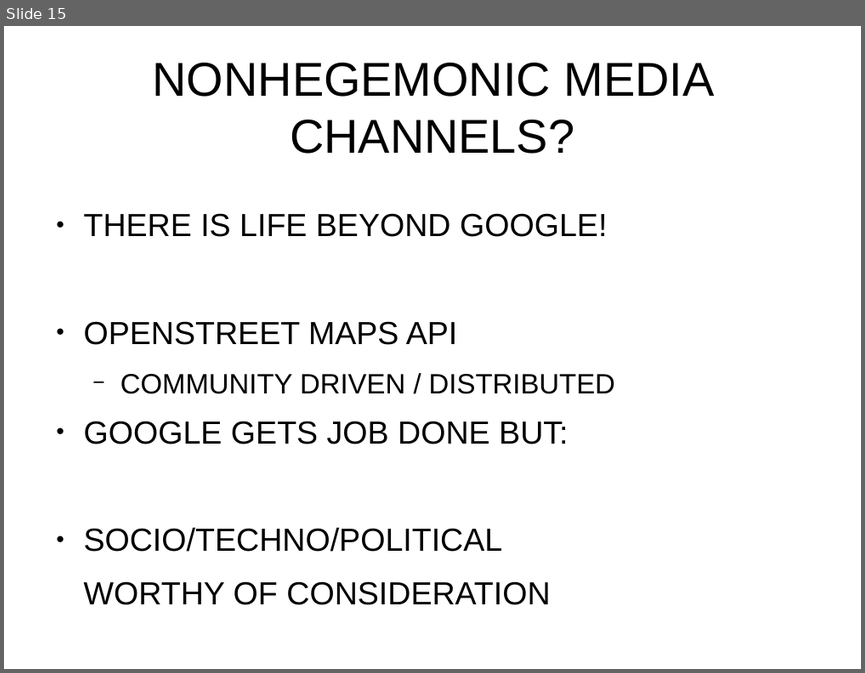
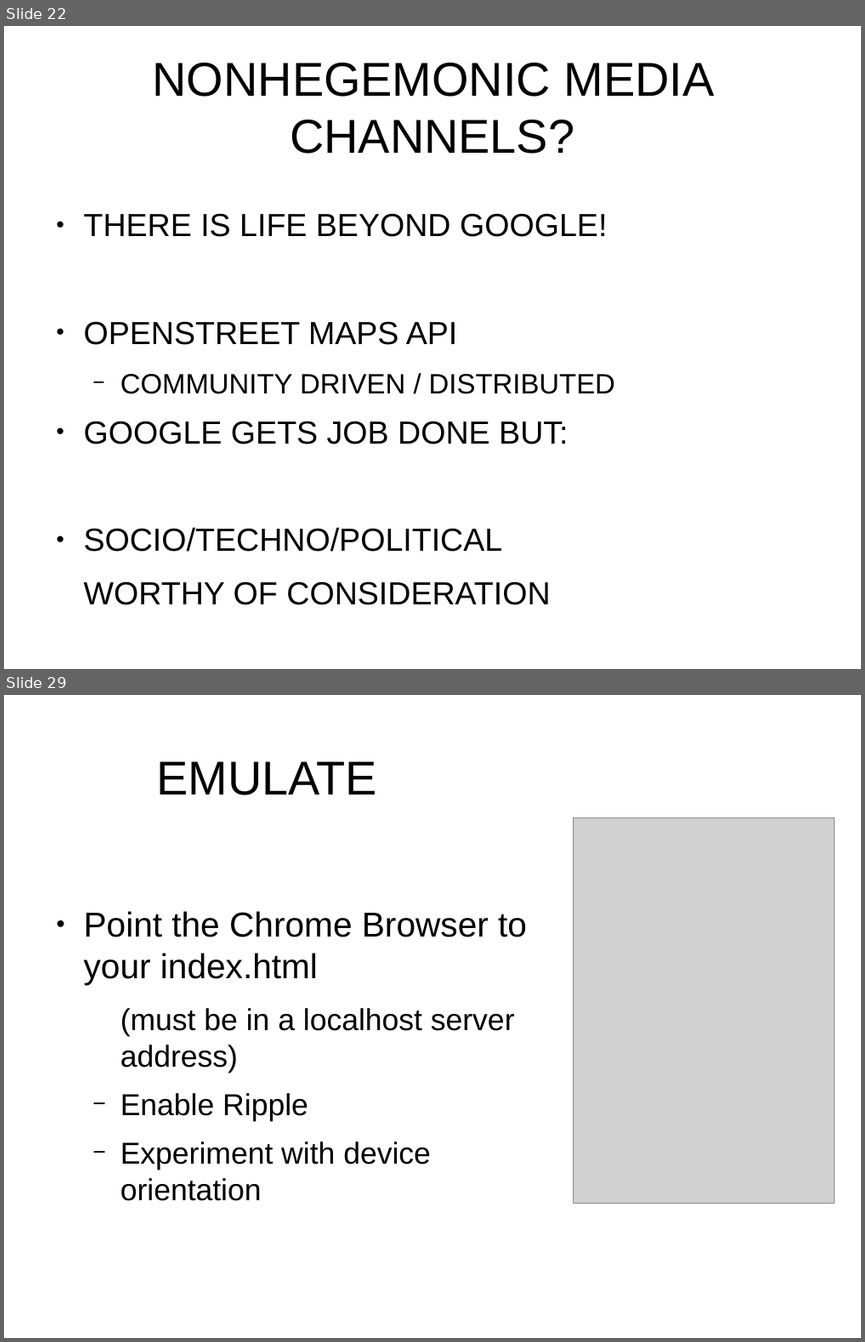
Before and after one commit to fpbu/mobappdev, a slide deck: phonegapbuild_workshop/phonegap_build_slides.odp. Shown one above the other, each under a label of ours: slide 15 before the commit, slides 22 and 29 after it; the slides between them are not shown. The pictures are 865x673 and 865x1342 pixels, drawn with LibreOffice and Linux fonts; fonts in the diff are those of the drawing; grey boxes stand for pictures. Boxes give left, top, right and bottom in pixels: in the first picture for what was removed or moved away, otherwise in the second. Text is boxed around its words. In the diff, an @@ line names an element or a change of style, - is before the commit and + after.

```diff
--- a/phonegapbuild_workshop/phonegap_build_slides.odp
+++ b/phonegapbuild_workshop/phonegap_build_slides.odp
@@ slide 29 added at [4,695,861,1338], background #FFFFFF @@
@@ title added at [157,761,378,795], 44 pt, text #000000 @@
+EMULATE
@@ picture added at [574,817,834,1202] @@
@@ text added at [84,911,527,1201], 28 pt, text #000000 @@
+● Point the Chrome Browser to your index.html
+  (must be in a localhost server address)
+  − Enable Ripple
+  − Experiment with device orientation
@@ what was slide 15 is now slide 22 @@
```
Also in this commit, not shown: 2 slides changed, 20 other slides added, 4 slides removed, 1 other file.
